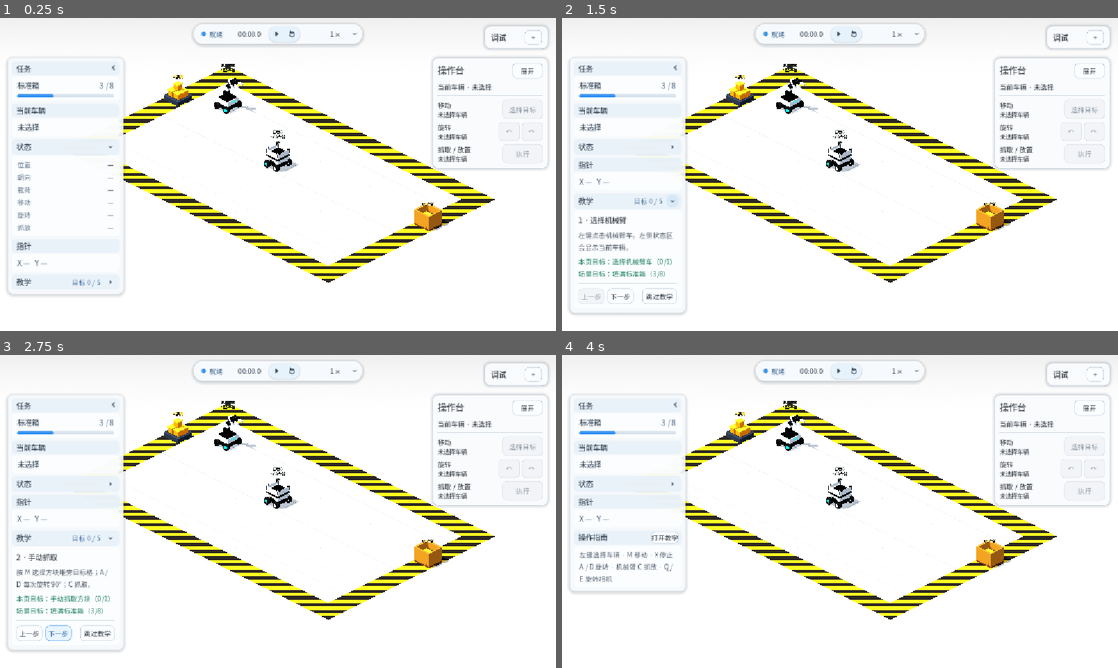
Above: before the commit, frames 1-4 (two rows, left to right).
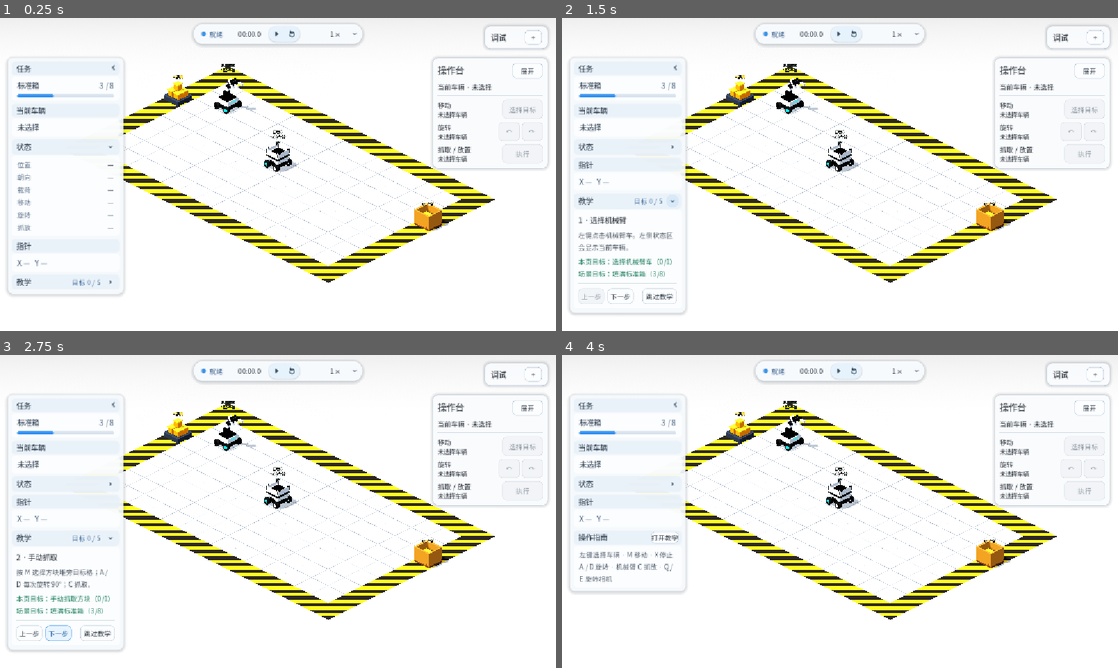
Above: after the commit, the same moments.

Repository: Ri0n72Y/automata
Game: Godot game, scene res://scenes/scene_01/scene_01_basic_packing.tscn
Two runs of this game, one before a commit and one after it. Both use one fixed random seed, a clock stepped at 60 frames per second and the inputs below.
Inputs (mouse positions are in pixels of both pictures, inside the frame that each line leads up to):
- Up to frame 1 (0.25 s): no input
- Up to frame 2 (1.5 s): click (673, 146) at 0.5 s; click (673, 199) at 1.27 s
- Up to frame 3 (2.75 s): click "下一步" at 2 s
- Up to frame 4 (4 s): click "上一步" at 2.75 s; click "跳过教学" at 3.5 s

The runs differ from the first frame. In frame 1, 0.6% of the frame differs, in the area x 22-80%, y 23-77%; in frame 2, 0.6%; in frame 3, 0.6%; in frame 4, 0.6%.

Commit message:
art(scene-01): rebalance matte tile floor and normal relief

Diff:
--- a/scenes/scene_01/materials/floor_cross_playable.tres
+++ b/scenes/scene_01/materials/floor_cross_playable.tres
@@ -9,10 +9,10 @@
 shader_parameter/albedo_texture = ExtResource("2_albedo")
 shader_parameter/normal_texture = ExtResource("3_normal")
 shader_parameter/tint = Color(1, 1, 1, 1)
-shader_parameter/albedo_lift = 0.07
-shader_parameter/albedo_contrast = 0.90
-shader_parameter/normal_depth = 1.35
-shader_parameter/roughness_value = 0.70
+shader_parameter/albedo_lift = 0.015
+shader_parameter/albedo_contrast = 0.95
+shader_parameter/normal_depth = 1.90
+shader_parameter/roughness_value = 0.84
 shader_parameter/roughness_variation = 0.035
 shader_parameter/metallic_value = 0.02
-shader_parameter/specular_value = 0.34
+shader_parameter/specular_value = 0.20
